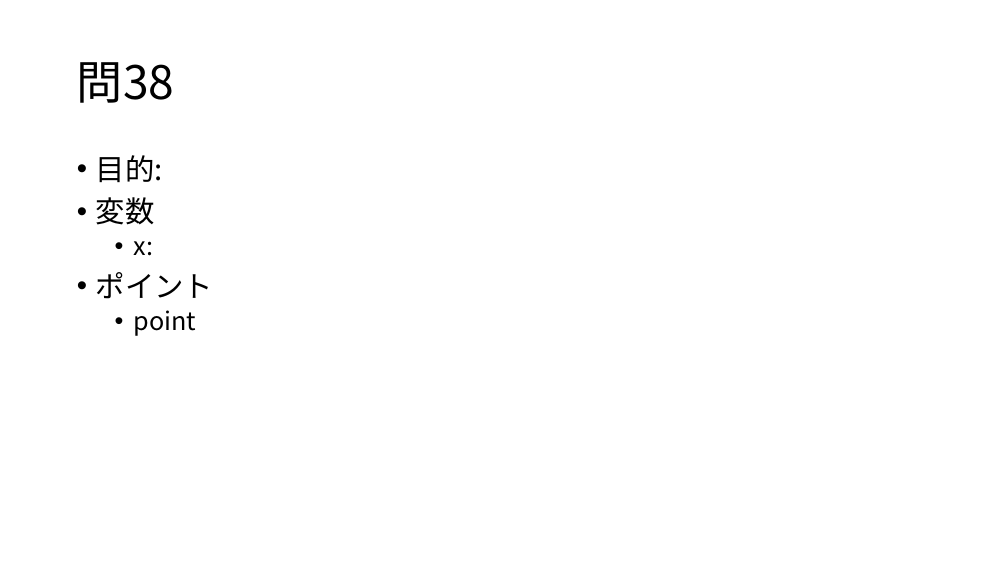
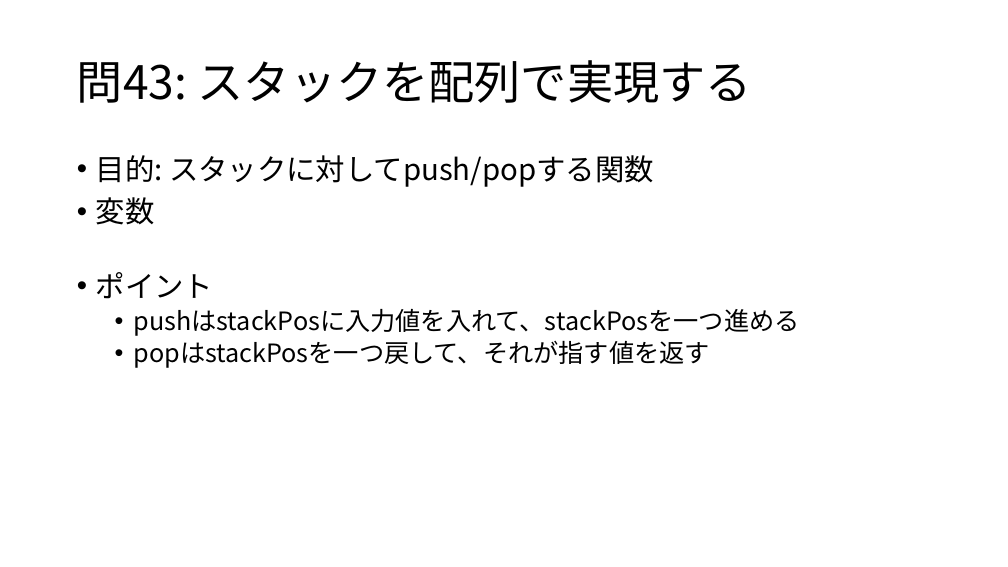
Before and after one commit to osamu377/FromZero, a slide deck: slide 4 of 問題集/問41-45.pptx. Drawn at 1008x567 pixels with LibreOffice and Linux fonts; fonts in the diff are those of the drawing. Boxes give left, top, right and bottom in pixels: in the first picture for what was removed or moved away, otherwise in the second. Text is boxed around its words. In the diff, an @@ line names an element or a change of style, - is before the commit and + after.

```diff
--- a/問題集/問41-45.pptx
+++ b/問題集/問41-45.pptx
@@ title at <box>77,60,752,103</box>: text changed @@
-問38
+問43: スタックを配列で実現する
@@ text at <box>96,155,654,187</box>: text changed @@
-• 目的:
+• 目的: スタックに対してpush/popする関数
@@ text at <box>134,241,154,256</box>: paragraph removed @@
-  • x:
@@ text at <box>134,309,800,368</box>: text changed @@
-  • point
+  • pushはstackPosに入力値を入れて、stackPosを一つ進める
+  • popはstackPosを一つ戻して、それが指す値を返す
```
Also in this commit, not shown: 5 other slides changed, 15 other files.
